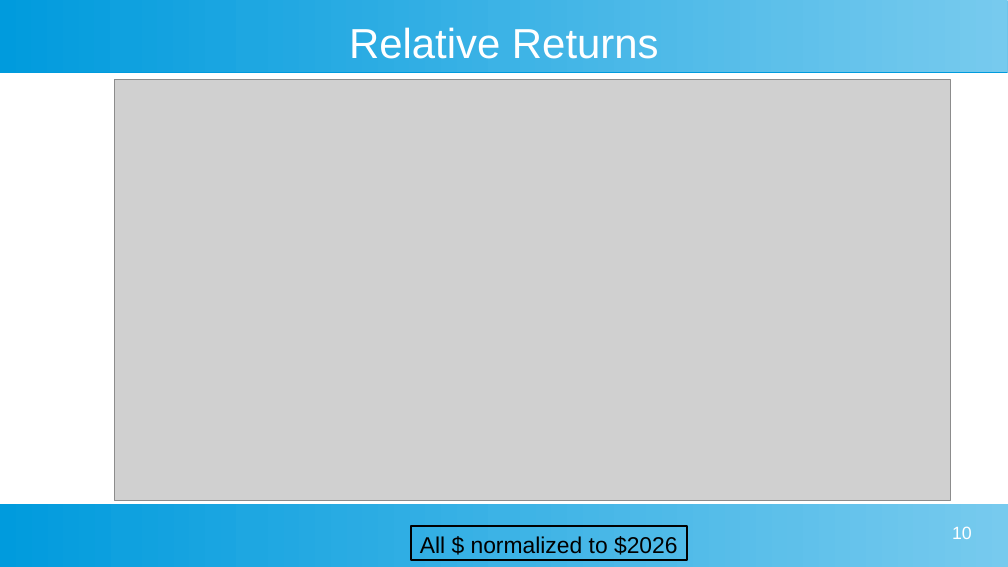
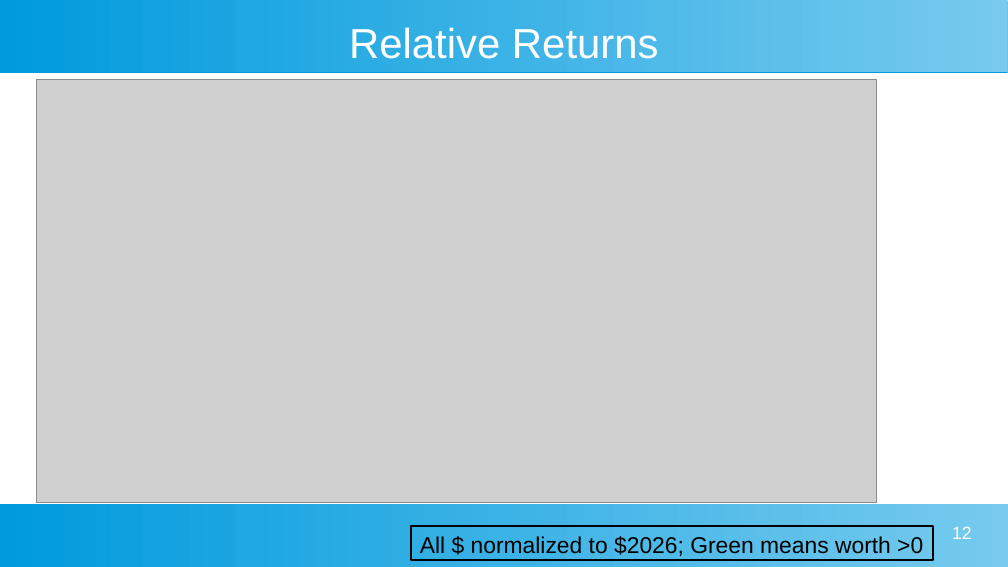
Before and after one commit to davegutz/myLifeSaver, a slide deck: slide 12 of Gutz Evaluation of Taylor Lifecare Advantage.odp (slide 10 before the commit). Drawn at 1008x567 pixels with LibreOffice and Linux fonts; fonts in the diff are those of the drawing; grey boxes stand for pictures. Boxes give left, top, right and bottom in pixels: in the first picture for what was removed or moved away, otherwise in the second. Text is boxed around its words. In the diff, an @@ line names an element or a change of style, - is before the commit and + after.

```diff
--- a/Gutz Evaluation of Taylor Lifecare Advantage.odp
+++ b/Gutz Evaluation of Taylor Lifecare Advantage.odp
@@ picture: place and size @@
-picture at [115,80,951,501]
+picture at [37,79,877,503]
@@ rectangle "All $ normalized to $2026; ...": place and size @@
-rectangle "All $ normalized to $2026; ..." at [411,526,687,561]
+rectangle "All $ normalized to $2026; ..." at [411,526,933,561]
@@ text in rectangle at [420,536,923,556]: text changed @@
-All $ normalized to $2026
+All $ normalized to $2026; Green means worth >0
@@ page number at [952,526,972,539]: text changed @@
-10
+12
```
Also in this commit, not shown: 8 other slides changed, 3 slides added, 2 slides removed, 2 other files.
